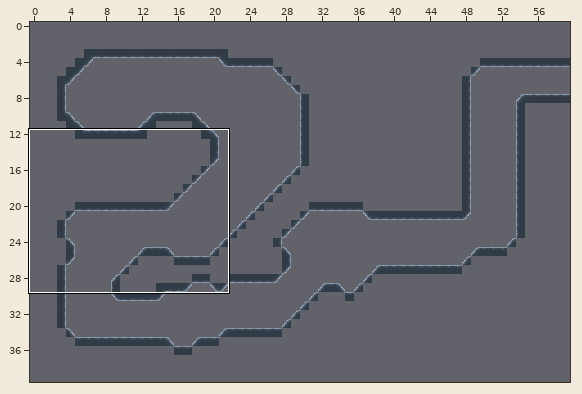
A Tiled map gets an edit: assets/map/section00.tmx. Above, an overview of the earlier version with the close-up marked.
Close-up. Old version:
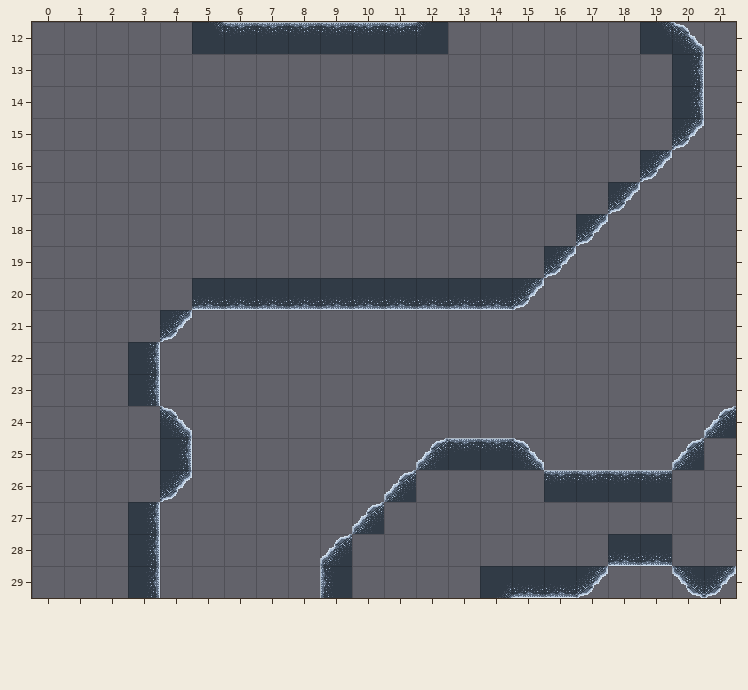
Cells are 32x32 px. Shown: x 0..21, y 12..29. The commit also changed other parts of the map, which this record leaves out.
After:
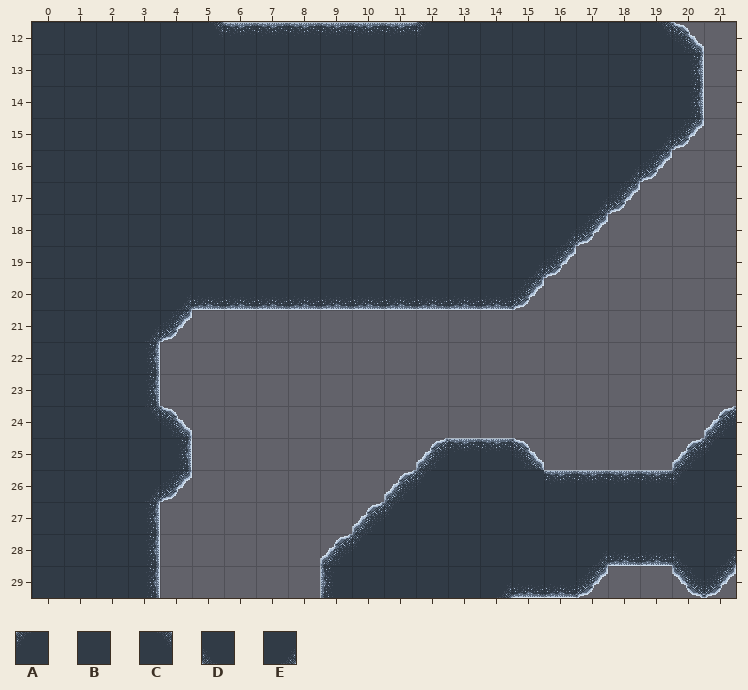
Key: from "slopes": A 20, B 21, C 23, D 38, E 41.
_ is an empty cell.
Tiles of an added or newly shown layer are drawn over the layers below it.
What changed:
{"where": "layer \"background\" (added)"}
{"y":12,"x":0,"old":"_____","new":"BBBBB"}
{"y":12,"x":13,"old":"______","new":"BBBBBB"}
{"y":13,"x":0,"old":"____________________","new":"BBBBBBBBBBBBBBBBBBBB"}
{"y":14,"x":0,"old":"____________________","new":"BBBBBBBBBBBBBBBBBBBB"}
{"y":15,"x":0,"old":"___________________","new":"BBBBBBBBBBBBBBBBBBB"}
{"y":16,"x":0,"old":"__________________","new":"BBBBBBBBBBBBBBBBBB"}
{"y":17,"x":0,"old":"_________________","new":"BBBBBBBBBBBBBBBBB"}
{"y":18,"x":0,"old":"________________","new":"BBBBBBBBBBBBBBBB"}
{"y":19,"x":0,"old":"_______________","new":"BBBBBBBBBBBBBBB"}
{"y":20,"x":0,"old":"____","new":"BBBB"}
{"y":21,"x":0,"old":"___","new":"BBB"}
{"y":22,"x":0,"old":"___","new":"BBB"}
{"y":23,"x":0,"old":"___","new":"BBB"}
{"y":24,"x":0,"old":"___","new":"BBB"}
{"y":25,"x":0,"old":"____","new":"BBBB"}
{"y":26,"x":0,"old":"___","new":"BBB"}
{"y":26,"x":13,"old":"___","new":"BBB"}
{"y":26,"x":21,"old":"_","new":"B"}
{"y":27,"x":0,"old":"___","new":"BBB"}
{"y":27,"x":12,"old":"__________","new":"BBBBBBBBBB"}
{"y":28,"x":0,"old":"___","new":"BBB"}
{"y":28,"x":11,"old":"______","new":"BBBBBB"}
{"y":29,"x":0,"old":"___","new":"BBB"}
{"y":29,"x":10,"old":"____","new":"BBBB"}
{"where": "layer \"walls\""}
{"y":15,"x":19,"old":"_","new":"E"}
{"y":16,"x":18,"old":"_","new":"E"}
{"y":17,"x":17,"old":"_","new":"E"}
{"y":18,"x":16,"old":"_","new":"E"}
{"y":19,"x":15,"old":"_","new":"E"}
{"y":20,"x":4,"old":"_","new":"E"}
{"y":21,"x":3,"old":"_","new":"E"}
{"y":24,"x":3,"old":"_","new":"C"}
{"y":25,"x":21,"old":"_","new":"A"}
{"y":26,"x":3,"old":"_","new":"E"}
{"y":26,"x":12,"old":"_","new":"A"}
{"y":26,"x":20,"old":"_","new":"A"}
{"y":27,"x":11,"old":"_","new":"A"}
{"y":28,"x":10,"old":"_","new":"A"}
{"y":28,"x":17,"old":"_","new":"E"}
{"y":28,"x":20,"old":"__","new":"DE"}
{"label":"added","picture_box":[32,22,736,598]}
